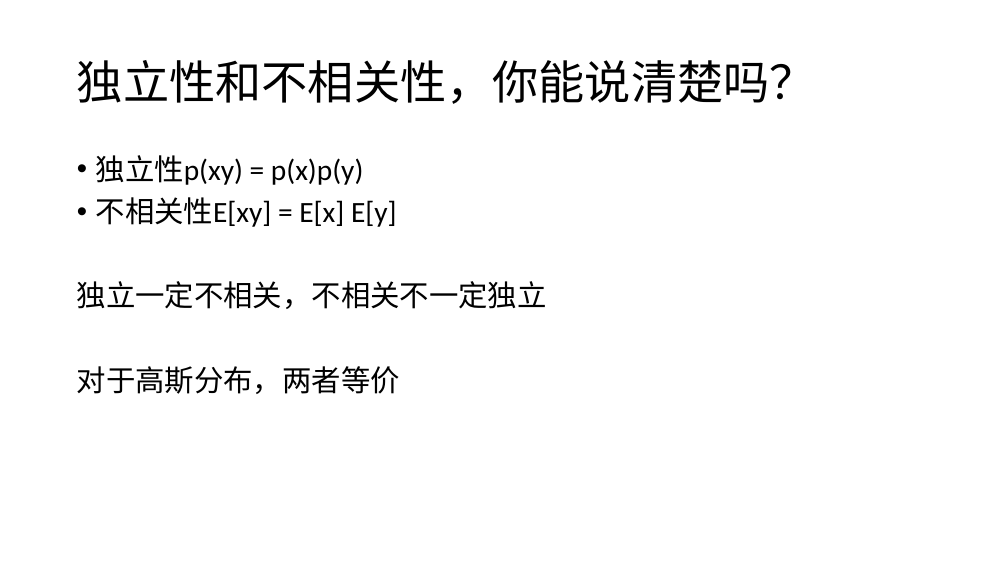
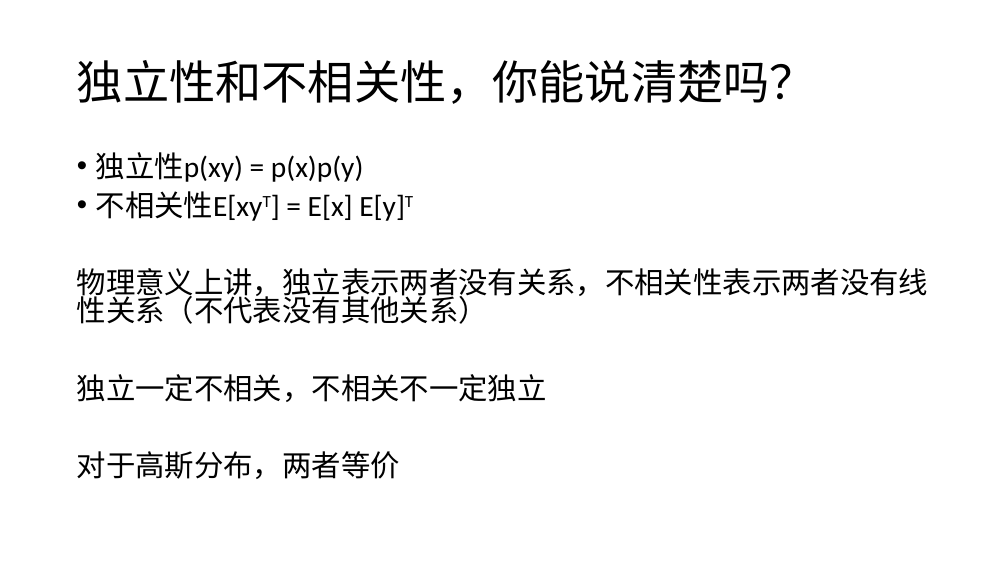
Before and after one commit to CR7dongfeng/State-Estimation, a slide deck: slide 10 of 问题检索清单.pptx (slide 9 before the commit). Drawn at 1008x567 pixels with LibreOffice and Linux fonts; fonts in the diff are those of the drawing. Boxes give left, top, right and bottom in pixels: in the first picture for what was removed or moved away, otherwise in the second. Text is boxed around its words. In the diff, an @@ line names an element or a change of style, - is before the commit and + after.

```diff
--- a/问题检索清单.pptx
+++ b/问题检索清单.pptx
@@ text at <box>77,152,547,479</box>: line spacing 0.9 to 0.8 @@
@@ text at <box>77,191,928,324</box>: text changed @@
-• 不相关性E[xy] = E[x] E[y]
+• 不相关性E[xyT] = E[x] E[y]T
+物理意义上讲，独立表示两者没有关系，不相关性表示两者没有线性关系（不代表没有其他关系）
```
Also in this commit, not shown: 4 other slides changed, 6 slides added.
